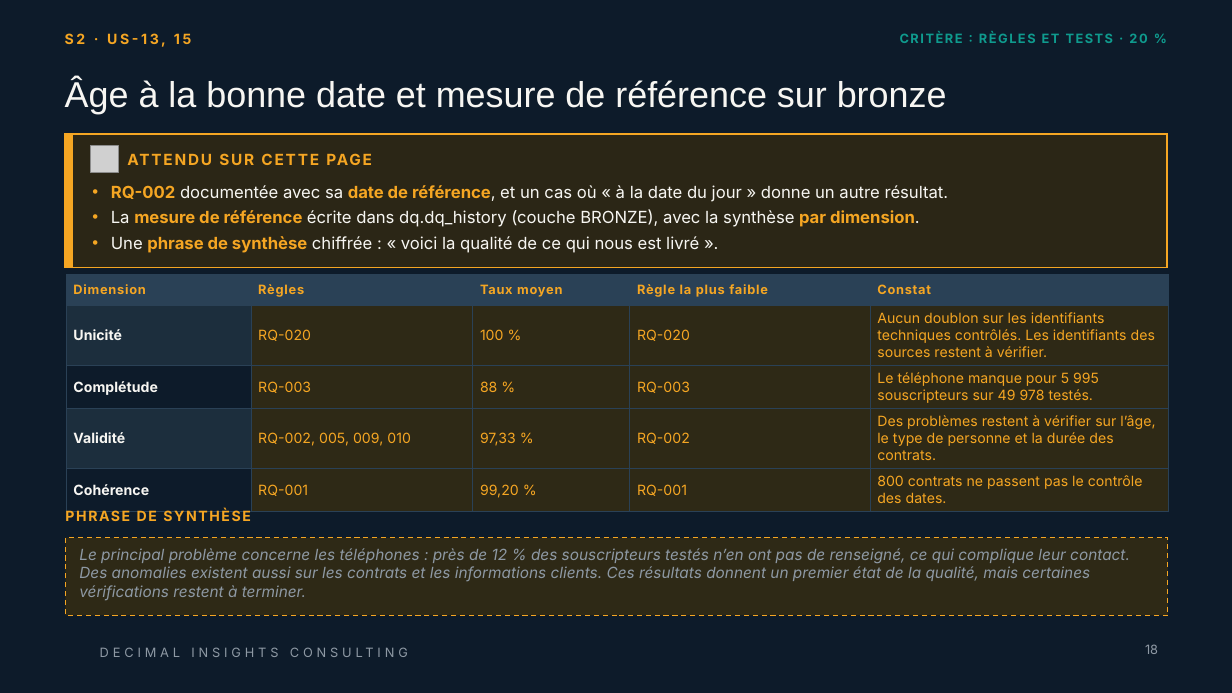
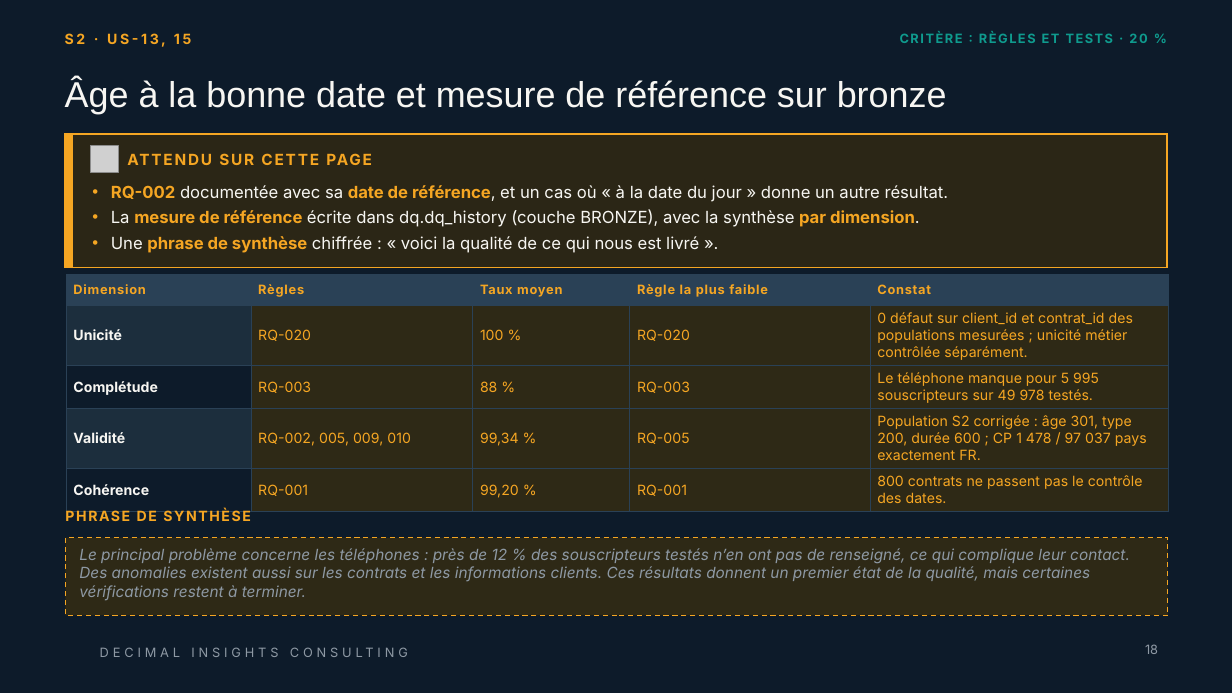
Before and after one commit to ruthabebeneg/td-qualite-g02, a slide deck: slide 18 of livrables/Livrable_Groupe_TD_AssurConnect.pptx. Drawn at 1232x693 pixels with LibreOffice and Linux fonts; fonts in the diff are those of the drawing; grey boxes stand for pictures; background and template pictures are left out. Boxes give left, top, right and bottom in pixels: in the first picture for what was removed or moved away, otherwise in the second. Text is boxed around its words. In the diff, an @@ line names an element or a change of style, - is before the commit and + after.

```diff
--- a/livrables/Livrable_Groupe_TD_AssurConnect.pptx
+++ b/livrables/Livrable_Groupe_TD_AssurConnect.pptx
@@ table at (67,274,1169,507) @@
-row 2, column 5: Aucun doublon sur les identifiants techniques contrôlés. Les identifiants des sources restent à vérifier.
+row 2, column 5: 0 défaut sur client_id et contrat_id des populations mesurées ; unicité métier contrôlée séparément.
-row 4: Validité | RQ-002, 005, 009, 010 | 97,33 % | RQ-002 | Des problèmes restent à vérifier sur l’âge, le type de personne et la durée des contrats.
+row 4: Validité | RQ-002, 005, 009, 010 | 99,34 % | RQ-005 | Population S2 corrigée : âge 301, type 200, durée 600 ; CP 1 478 / 97 037 pays exactement FR.
```
Also in this commit, not shown: 21 other slides changed, 55 other files.
